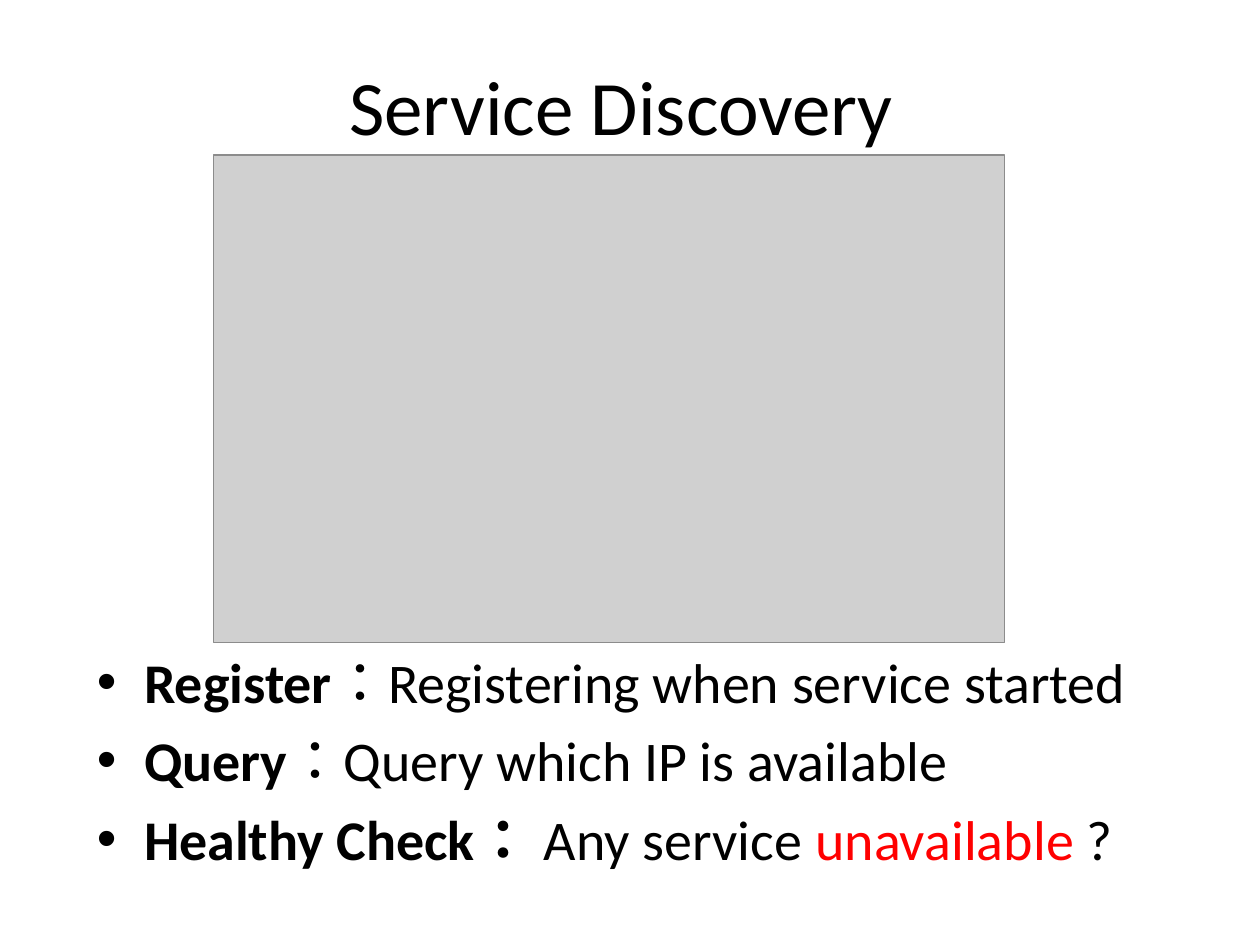
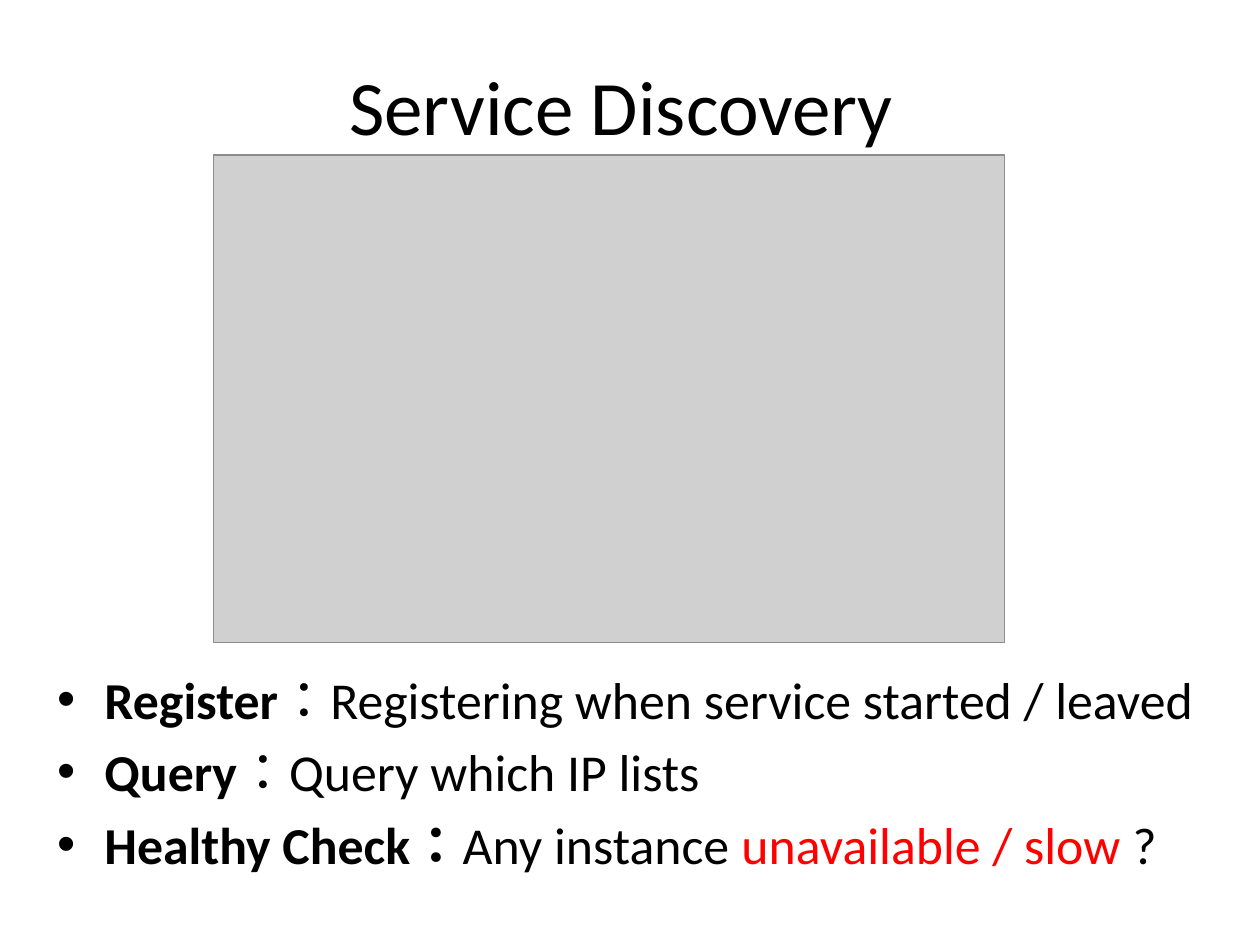
Before and after one commit to jimliu7434/microservice-sample, a slide deck: slide 13 of Microservice.pptx. Drawn at 1260x945 pixels with LibreOffice and Linux fonts; fonts in the diff are those of the drawing; grey boxes stand for pictures. Boxes give left, top, right and bottom in pixels: in the first picture for what was removed or moved away, otherwise in the second. Text is boxed around its words. In the diff, an @@ line names an element or a change of style, - is before the commit and + after.

```diff
--- a/Microservice.pptx
+++ b/Microservice.pptx
@@ text at (104, 682, 1192, 873): text changed; size 32 to 29.6 pt @@
-• Register：Registering when service started
-• Query：Query which IP is available
-• Healthy Check： Any service unavailable ?
+• Register：Registering when service started / leaved
+• Query：Query which IP lists
+• Healthy Check：Any instance unavailable / slow ?
```
Also in this commit, not shown: 8 other slides changed, 3 slides added.
